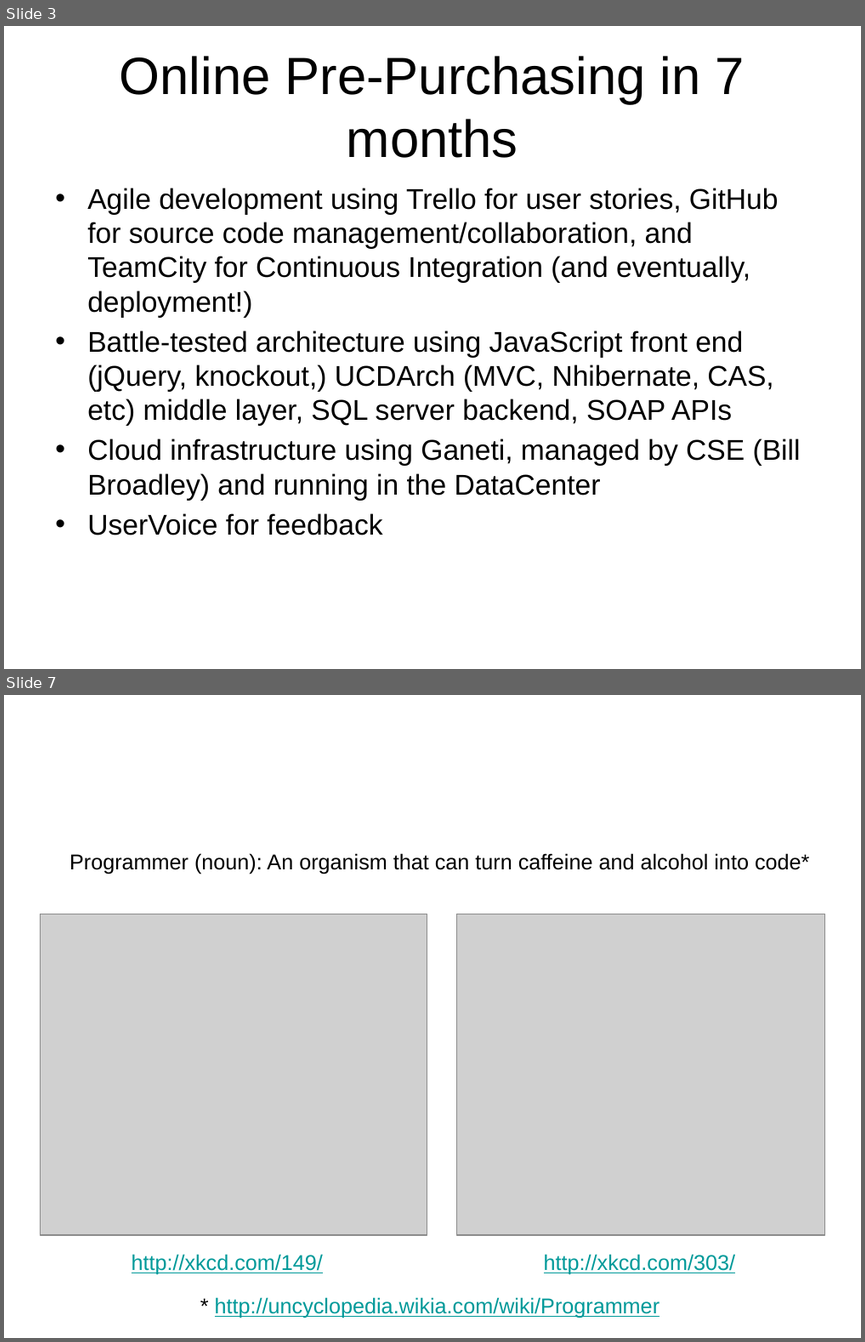
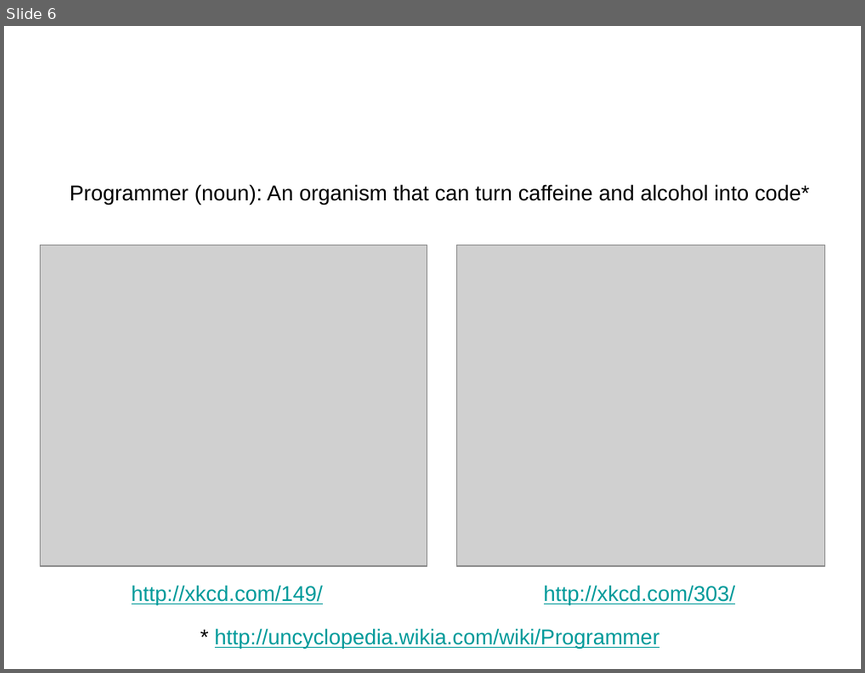
Before and after one commit to acgetchell/Presentations, a slide deck: TIF-Ignite.pptx. Shown one above the other, each under a label of ours: slides 3 and 7 before the commit, slide 6 after it; the slides between them are not shown. The pictures are 865x1342 and 865x673 pixels, drawn with LibreOffice and Linux fonts; fonts in the diff are those of the drawing; grey boxes stand for pictures; background and template pictures are left out. Boxes give left, top, right and bottom in pixels: in the first picture for what was removed or moved away, otherwise in the second. Text is boxed around its words. In the diff, an @@ line names an element or a change of style, - is before the commit and + after.

Commit message:
Separated TIF-Ignite and Online Pre-Purchasing presentations

```diff
--- a/TIF-Ignite.pptx
+++ b/TIF-Ignite.pptx
@@ slide 3 removed at bbox=[4, 26, 861, 669], background picture (left out) @@
@@ title removed at bbox=[120, 56, 744, 158] @@
-Online Pre-Purchasing in 7 months
@@ text removed at bbox=[87, 188, 800, 535] @@
-• Agile development using Trello for user stories, GitHub for source code management/collaboration, and TeamCity for Continuous Integration (and eventually, deployment!)
-• Battle-tested architecture using JavaScript front end (jQuery, knockout,) UCDArch (MVC, Nhibernate, CAS, etc) middle layer, SQL server backend, SOAP APIs
-• Cloud infrastructure using Ganeti, managed by CSE (Bill Broadley) and running in the DataCenter
-• UserVoice for feedback
@@ what was slide 7 is now slide 6 @@
```
Also in this commit, not shown: 4 slides changed, 5 slides added, 5 other slides removed, 3 other files.
